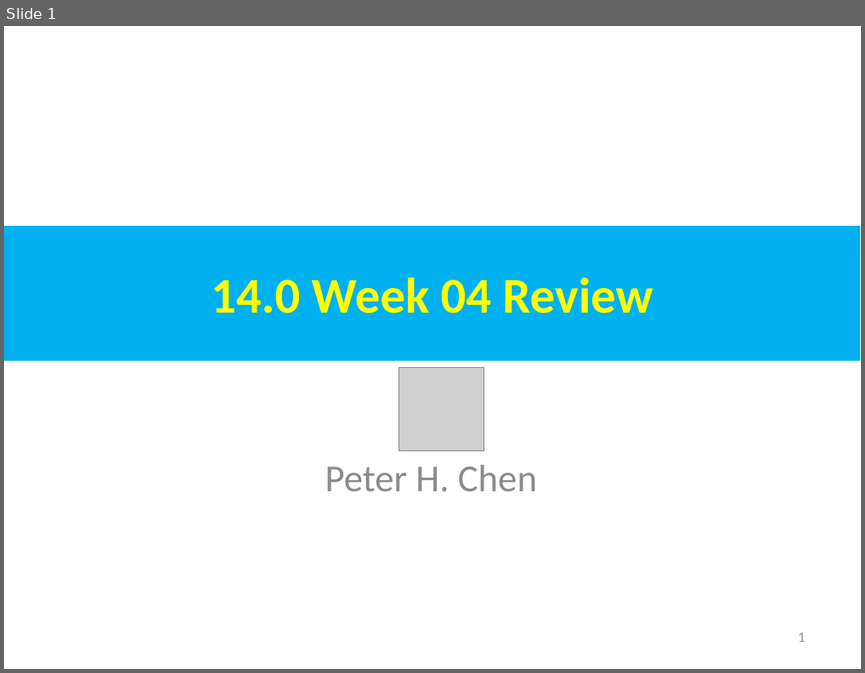
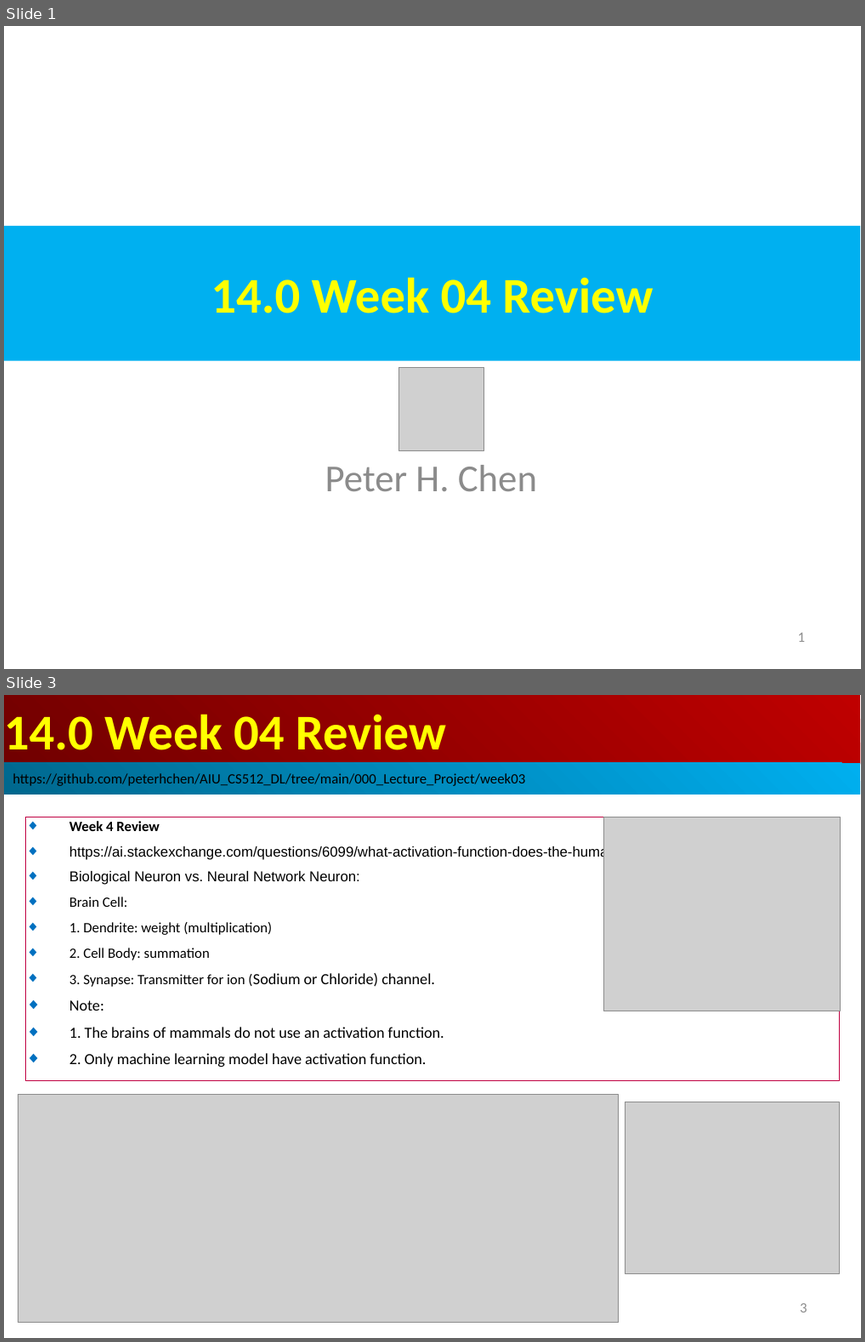
Before and after one commit to peterhchen/AIU_CS512_DL, a slide deck: 000_Lecture_Project/week05/01_Lecture/14.00_w04_review.ppt. Shown one above the other, each under a label of ours: slide 1 before the commit, slides 1 and 3 after it; the slides between them are not shown. The pictures are 865x673 and 865x1342 pixels, drawn with LibreOffice and Linux fonts; fonts in the diff are those of the drawing; grey boxes stand for pictures. Boxes give left, top, right and bottom in pixels: in the first picture for what was removed or moved away, otherwise in the second. Text is boxed around its words. In the diff, an @@ line names an element or a change of style, - is before the commit and + after.

```diff
--- a/000_Lecture_Project/week05/01_Lecture/14.00_w04_review.ppt
+++ b/000_Lecture_Project/week05/01_Lecture/14.00_w04_review.ppt
@@ slide 3 added at box(4, 695, 861, 1338), background #FFFFFF @@
@@ rectangle added at box(4, 695, 860, 765), fill gradient #BF0000 to #710000, 42 pt, text #FFFF00, bold @@
+14.0 Week 04 Review
@@ rectangle added at box(4, 763, 860, 794), fill gradient #00AFEF to #00688E, 12 pt, text #000000 @@
+https://github.com/peterhchen/AIU_CS512_DL/tree/main/000_Lecture_Project/week03
@@ rectangle added at box(25, 817, 840, 1081), outline #BF0041 0.74 pt, 12 pt, text #000000 @@
+◆ Week 4 Review
+◆ https://ai.stackexchange.com/questions/6099/what-activation-function-does-the-human-brain-use
+◆ Biological Neuron vs. Neural Network Neuron:
+◆ Brain Cell:
+◆ 1. Dendrite: weight (multiplication)
+◆ 2. Cell Body: summation
+◆ 3. Synapse: Transmitter for ion (Sodium or Chloride) channel.
+◆ Note:
+◆ 1. The brains of mammals do not use an activation function.
+◆ 2. Only machine learning model have activation function.
@@ picture added at box(604, 817, 840, 1010) @@
@@ picture added at box(18, 1095, 619, 1322) @@
@@ picture added at box(625, 1102, 840, 1273) @@
@@ page number added at box(800, 1303, 806, 1312), 12 pt, text #8B8B8B @@
+3
```
Also in this commit, not shown: 1 other slide added.
